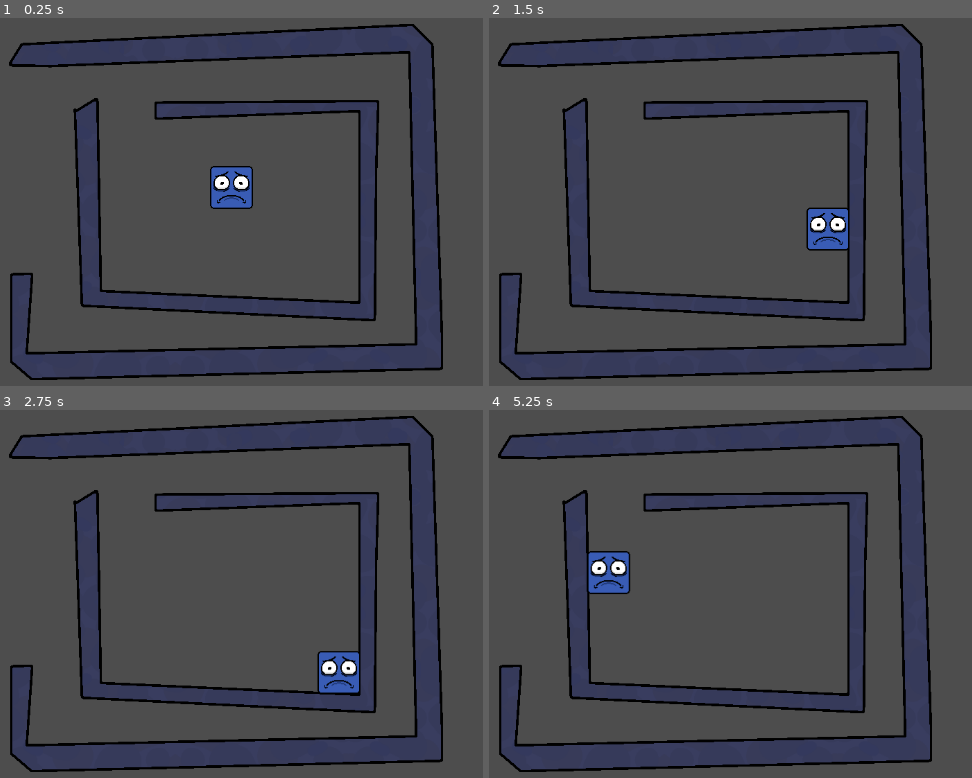
Above: before the commit, frames 1-4 (two rows, left to right).
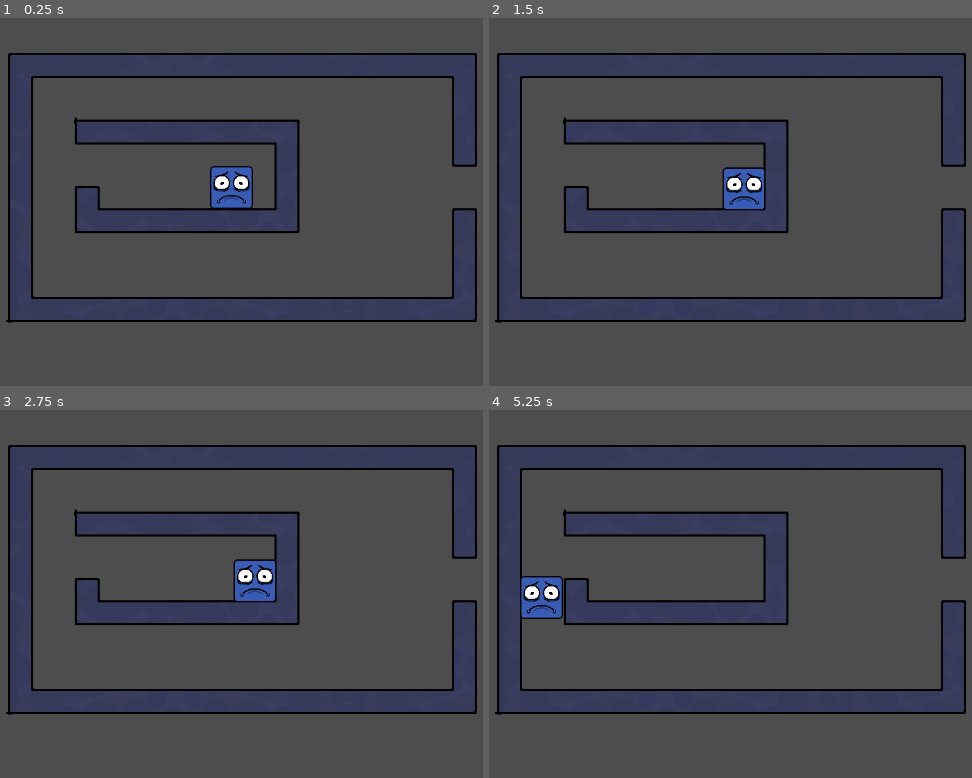
Above: after the commit, the same moments.

Repository: samperk03/InsideOut-Final-
Game: Godot game, scene res://game.tscn
Same seed, same stepped clock (60 frames per second), same inputs: the game is played once before the commit and once after it.
Inputs:
- Up to frame 1 (0.25 s): no input
- Up to frame 2 (1.5 s): tap Enter at 0.5 s; hold D (right) 0.53-1.28 s; hold S (down) from 1.28 s (still down)
- Up to frame 3 (2.75 s): tap Space at 2 s; release S (down) at 2.03 s; hold D (right) from 2.03 s (still down)
- Up to frame 4 (5.25 s): tap Enter at 2.75 s; release D (right) at 2.78 s; hold W (up) 2.78-3.53 s; hold A (left) 3.53-5.03 s; tap Space at 5 s; hold S (down) from 5.03 s (still down)

The runs differ from the first frame. In frame 1, 13% of the frame differs, in the area x 1-99%, y 1-99%; in frame 2, 15%; in frame 3, 15%; in frame 4, 15%.

Commit message:
example walls
updated them with grid snapping

Diff:
--- a/game.tscn
+++ b/game.tscn
@@ -13,22 +13,22 @@
 
 [node name="Polygon2D" parent="Map/Wall" index="0"]
 position = Vector2(79, 33)
-polygon = PackedVector2Array(-304, -142, -294, 137, 127, 158, 129, -59, 132, -157, -188, -155, -188, -133, 106, -144, 106, 134, -268, 117, -273, -161)
+polygon = PackedVector2Array(-303, -129, -303, -97, -15, -97, -15, -1, -271, -1, -271, -33, -303, -33, -303, 31, 17, 31, 17, -129)
 
 [node name="Line2D" parent="Map/Wall" index="1"]
 position = Vector2(79, 33)
-points = PackedVector2Array(-304, -142, -294, 137, 127, 158, 129, -59, 132, -157, -188, -155, -188, -133, 106, -144, 106, 134, -268, 117, -273, -161, -304, -142)
+points = PackedVector2Array(-303, -129, -303, -97, -15, -97, -15, -1, -271, -1, -271, -33, -303, -33, -303, 31, 17, 31, 17, -129, -303, -129)
 metadata/_edit_lock_ = true
 
 [node name="Wall2" parent="Map" instance=ExtResource("1_ksefw")]
 
 [node name="Polygon2D" parent="Map/Wall2" index="0"]
 position = Vector2(419, 131)
-polygon = PackedVector2Array(-679, -307, -162, -327, -152, 96, -715, 109, -707, -6, -736, -5, -736, 120, -707, 145, -116, 130, -116, 90, -130, -337, -158, -365, -721, -337, -739, -308)
+polygon = PackedVector2Array(-739, 61, -67, 61, -67, -99, -99, -99, -99, 29, -707, 29, -707, -291, -99, -291, -99, -163, -67, -163, -67, -323, -739, -323)
 
 [node name="Line2D" parent="Map/Wall2" index="1"]
 position = Vector2(419, 131)
-points = PackedVector2Array(-679, -307, -162, -327, -152, 96, -715, 109, -707, -6, -736, -5, -736, 120, -707, 145, -116, 130, -116, 90, -130, -337, -158, -365, -721, -337, -739, -308, -679, -307)
+points = PackedVector2Array(-739, 61, -67, 61, -67, -99, -99, -99, -99, 29, -707, 29, -707, -291, -99, -291, -99, -163, -67, -163, -67, -323, -739, -323, -739, 61)
 metadata/_edit_lock_ = true
 
 [node name="Player" parent="." instance=ExtResource("1_mtj1t")]
